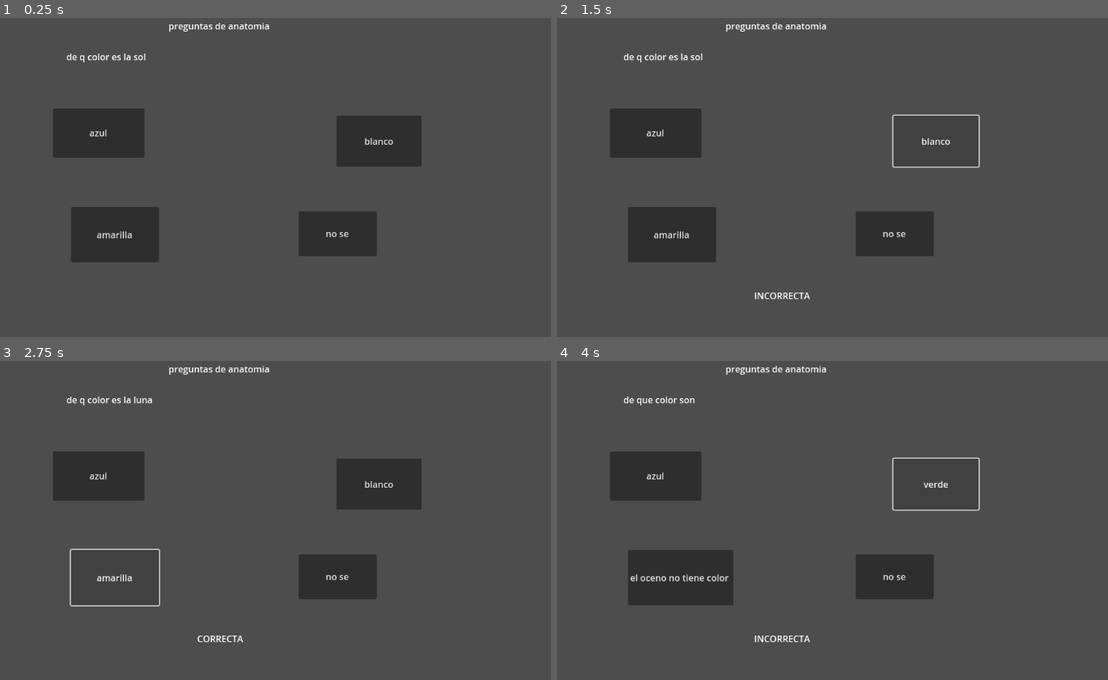
Above: before the commit, frames 1-4 (two rows, left to right).
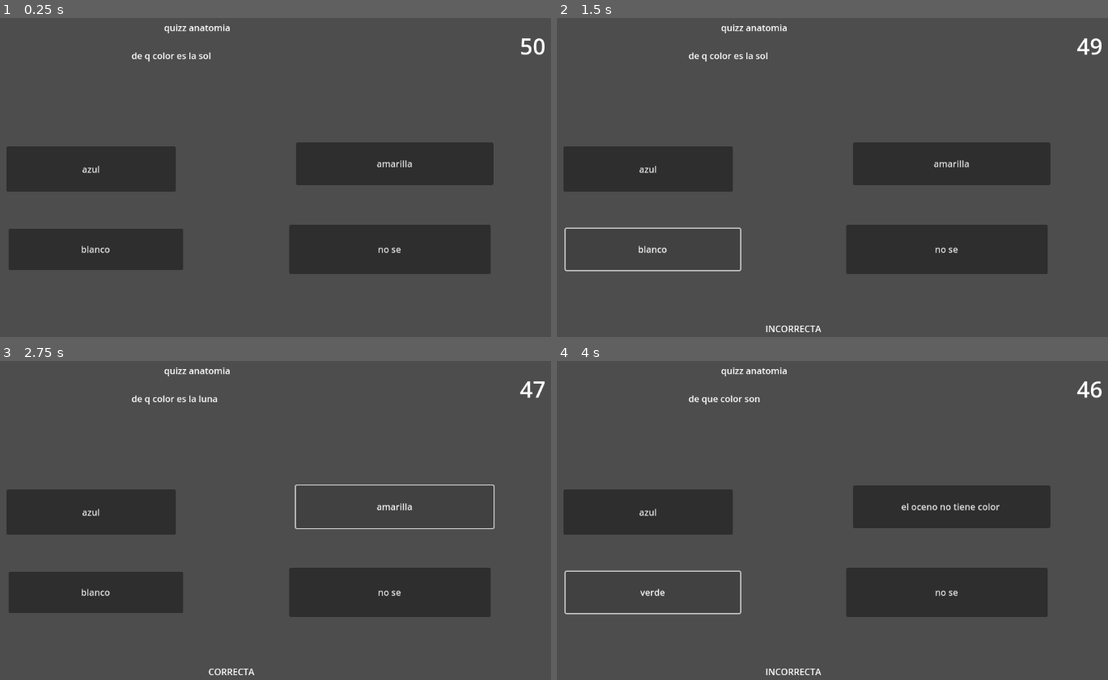
Above: after the commit, the same moments.

Repository: SEBAS-016/TRABAJO2
Game: Godot game, scene res://avancez_l.tscn
Same seed, same stepped clock (60 frames per second), same inputs: the game is played once before the commit and once after it. Before the commit the project starts from res://node_2d.tscn.
Inputs:
- Up to frame 1 (0.25 s): no input
- Up to frame 2 (1.5 s): click "azul" at 0.5 s; click "blanco" at 1.25 s
- Up to frame 3 (2.75 s): click "amarilla" at 2 s
- Up to frame 4 (4 s): click "no se" at 2.75 s; click "blanco" (after the commit: "verde") at 3.5 s

The runs differ from the first frame. In frame 1, 20% of the frame differs, in the area x 1-99%, y 1-81%; in frame 2, 17%; in frame 3, 16%; in frame 4, 17%.

Commit message:
avancez de clase
se ajusto el tiempo y se vana comenzar a ser pregunta ya de anatomia

Diff:
--- /dev/null
+++ b/avancez_l.tscn
@@ -0,0 +1,67 @@
+[gd_scene load_steps=2 format=3 uid="uid://cgucts4x7g2wl"]
+
+[ext_resource type="Script" path="res://node_2d.gd" id="1_pklqr"]
+
+[node name="Node2D" type="Node2D"]
+script = ExtResource("1_pklqr")
+
+[node name="r1" type="Button" parent="."]
+offset_left = 157.0
+offset_top = 231.0
+offset_right = 459.0
+offset_bottom = 312.0
+
+[node name="r2" type="Button" parent="."]
+offset_left = 161.0
+offset_top = 378.0
+offset_right = 472.0
+offset_bottom = 452.0
+
+[node name="r3" type="Button" parent="."]
+offset_left = 673.0
+offset_top = 224.0
+offset_right = 1025.0
+offset_bottom = 300.0
+
+[node name="r4" type="Button" parent="."]
+offset_left = 661.0
+offset_top = 371.0
+offset_right = 1020.0
+offset_bottom = 459.0
+
+[node name="quizz" type="Label" parent="."]
+offset_left = 438.0
+offset_top = 7.0
+offset_right = 809.0
+offset_bottom = 85.0
+text = "quizz anatomia"
+
+[node name="respuesta" type="Label" parent="."]
+offset_left = 517.0
+offset_top = 545.0
+offset_right = 798.0
+offset_bottom = 625.0
+
+[node name="p" type="Label" parent="."]
+offset_left = 380.0
+offset_top = 57.0
+offset_right = 643.0
+offset_bottom = 141.0
+
+[node name="tiempio_respuesta" type="Timer" parent="."]
+wait_time = 50.0
+autostart = true
+
+[node name="RESTANTE" type="Label" parent="."]
+offset_left = 1072.0
+offset_top = 24.0
+offset_right = 1128.0
+offset_bottom = 81.0
+theme_override_font_sizes/font_size = 40
+text = "10"
+
+[connection signal="pressed" from="r1" to="." method="_on_r_1_pressed"]
+[connection signal="pressed" from="r2" to="." method="_on_r_2_pressed"]
+[connection signal="pressed" from="r3" to="." method="_on_r_3_pressed"]
+[connection signal="pressed" from="r4" to="." method="_on_r_4_pressed"]
+[connection signal="timeout" from="tiempio_respuesta" to="." method="_on_tiempio_respuesta_timeout"]
--- /dev/null
+++ b/felicitaciones.tscn
@@ -0,0 +1,10 @@
+[gd_scene format=3 uid="uid://db77u3rypo821"]
+
+[node name="Node2D" type="Node2D"]
+
+[node name="felicitaciones" type="Label" parent="."]
+offset_left = 243.0
+offset_top = 92.0
+offset_right = 583.0
+offset_bottom = 216.0
+text = "felicidades :)"
--- /dev/null
+++ b/gameover.tscn
@@ -0,0 +1,10 @@
+[gd_scene format=3 uid="uid://bd2824px2xh5b"]
+
+[node name="Node2D" type="Node2D"]
+
+[node name="game_over" type="Label" parent="."]
+offset_left = 259.0
+offset_top = 66.0
+offset_right = 768.0
+offset_bottom = 294.0
+text = "pensaste mucho .... game over "
--- a/node_2d.gd
+++ b/node_2d.gd
@@ -1,48 +1,67 @@
 extends Node2D
 
 # variable para definir que pregunta toca
+var tiempo_respuesta
 var pregunta_numero
 var respuesta
-# Called when the node enters the scene tree for the first time.
+var preguntas_correctas = []
+const total = 4
+var time = 10
+var t
+var delta
+
 func _ready():
 	randomize()
 	preguntar()
+	print()
+
+func _process(delta):
+	$RESTANTE.text = str(round($tiempio_respuesta.time_left))
 
 func preguntar():
-	pregunta_numero = randi() % 4
-	print( respuesta)
+	var cantidad_elementos = len(preguntas_correctas)
+	if cantidad_elementos == total:
+		get_tree().change_scene_to_file("res://felicitaciones.tscn")
+	else:
+		pregunta_numero = randi() % 4
+		print( respuesta)
+		if pregunta_numero in preguntas_correctas:
+			preguntar()
+			print(pregunta_numero, "está en la lista de números.")
+		else:
+			print(pregunta_numero, "no está en la lista de números.")
 
-	if pregunta_numero == 1:
-		print ("de que color son los mares ")
-		$p.text = "de que color son "
-		$r1.text = "azul"
-		$r2.text = "verde"
-		$r3.text = "el oceno no tiene color "
-		$r4.text = " no se "
+			if pregunta_numero == 1:
+				print ("de que color son los mares ")
+				$p.text = "de que color son "
+				$r1.text = "azul"
+				$r2.text = "verde"
+				$r3.text = "el oceno no tiene color "
+				$r4.text = " no se "
 
-	if pregunta_numero == 2 :
-		print ("de q color es la luna ")
-		$p.text = "de q color es la luna"
-		$r1.text = "azul"
-		$r2.text = "blanco"
-		$r3.text = "amarilla"
-		$r4.text = "no se"
+			if pregunta_numero == 2 :
+				print ("de q color es la luna ")
+				$p.text = "de q color es la luna"
+				$r1.text = "azul"
+				$r2.text = "blanco"
+				$r3.text = "amarilla"
+				$r4.text = "no se"
 
-	if pregunta_numero == 3 :
-		print ("de q color es la sol ")
-		$p.text = "de q color es la sol"
-		$r1.text = "azul"
-		$r2.text = "blanco"
-		$r3.text = "amarilla"
-		$r4.text = "no se"
+			if pregunta_numero == 3 :
+				print ("de q color es la sol ")
+				$p.text = "de q color es la sol"
+				$r1.text = "azul"
+				$r2.text = "blanco"
+				$r3.text = "amarilla"
+				$r4.text = "no se"
 
-	if pregunta_numero == 4:
-		print ("de que color son las nubez  ")
-		$p.text = "de que color son las nubez  "
-		$r1.text = "azul"
-		$r2.text = "verde"
-		$r3.text = "blencas"
-		$r4.text = " no se "
+			if pregunta_numero == 4:
+				print ("de que color son las nubez  ")
+				$p.text = "de que color son las nubez  "
+				$r1.text = "azul"
+				$r2.text = "verde"
+				$r3.text = "blencas"
+				$r4.text = " no se "
 
 func responder():
 	if pregunta_numero == 0:
@@ -55,6 +74,7 @@
 
 		if respuesta == 3:
 			$respuesta.text = "CORRECTA"
+			preguntas_correctas.append(0)
 
 		if respuesta == 4:
 			$respuesta.text = "INCORRECTA"
@@ -64,10 +84,12 @@
 			$respuesta.text = "INCORRECTA"
 
 		if respuesta == 2:
-			$rrespuesta.text = "INCORRECTA"
+			$respuesta.text = "INCORRECTA"
 
 		if respuesta == 3:
 			$respuesta.text = "CORRECTA"
+			preguntas_correctas.append(1)
+
 
 		if respuesta == 4:
 			$respuesta.text = "INCORRECTA"
@@ -87,6 +109,7 @@
 
 		if respuesta == 4:
 			$respuesta.text = "CORRECTA"
+			preguntas_correctas.append(2)
 
 
 	if pregunta_numero == 3:
@@ -100,6 +123,7 @@
 
 		if respuesta == 3:
 			$respuesta.text = "CORRECTA"
+			preguntas_correctas.append(3)
 
 		if respuesta == 4:
 			$respuesta.text = "INCORRECTA"
@@ -109,13 +133,14 @@
 	respuesta = 1
 	responder()
 	preguntar()
+	print(preguntas_correctas)
 
 
 func _on_r_2_pressed():
 	respuesta = 2
 	responder()
 	preguntar()
-
+	print(preguntas_correctas)
 
 
 
@@ -123,6 +148,7 @@
 	respuesta = 3
 	responder()
 	preguntar()
+	print(preguntas_correctas)
 
 
 
@@ -130,3 +156,7 @@
 	respuesta = 4
 	responder()
 	preguntar()
+	print(preguntas_correctas)
+
+func _on_tiempio_respuesta_timeout():
+	get_tree().change_scene_to_file("res://gameover.tscn")
--- a/project.godot
+++ b/project.godot
@@ -10,7 +10,12 @@
 
 [application]
 
-config/name="quizz"
-run/main_scene="res://node_2d.tscn"
-config/features=PackedStringArray("4.3", "Forward Plus")
+config/name="avancez_escuela"
+run/main_scene="res://avancez_l.tscn"
+config/features=PackedStringArray("4.3", "GL Compatibility")
 config/icon="res://icon.svg"
+
+[rendering]
+
+renderer/rendering_method="gl_compatibility"
+renderer/rendering_method.mobile="gl_compatibility"
--- /dev/null
+++ b/tiempo_espera.gd
@@ -0,0 +1,14 @@
+extends Label
+
+
+var t = 0
+
+
+func _ready():
+	pass
+
+
+
+
+func  _process(delta)
+	 if Input.
Not shown, changed: icon.svg.import
